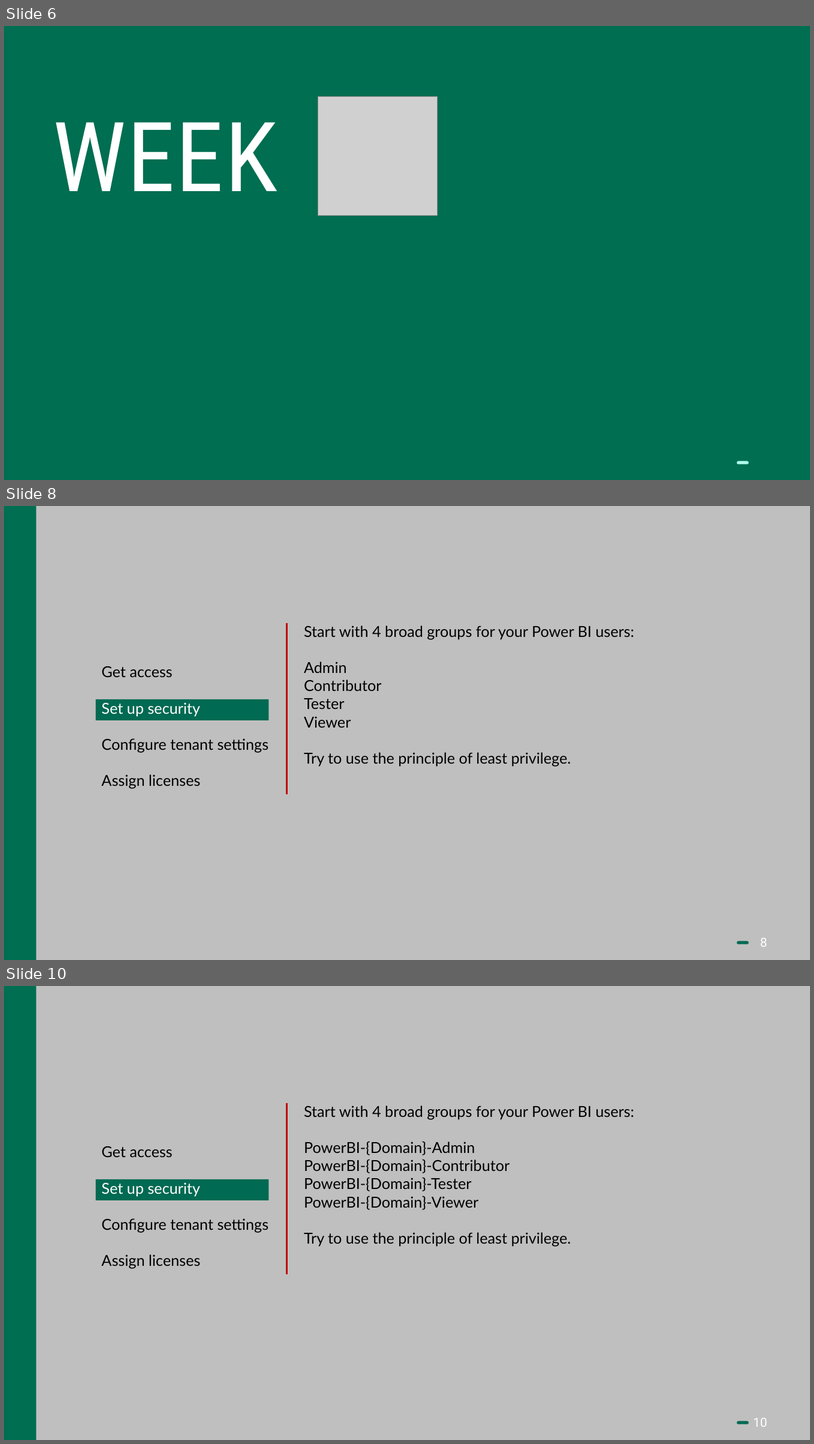
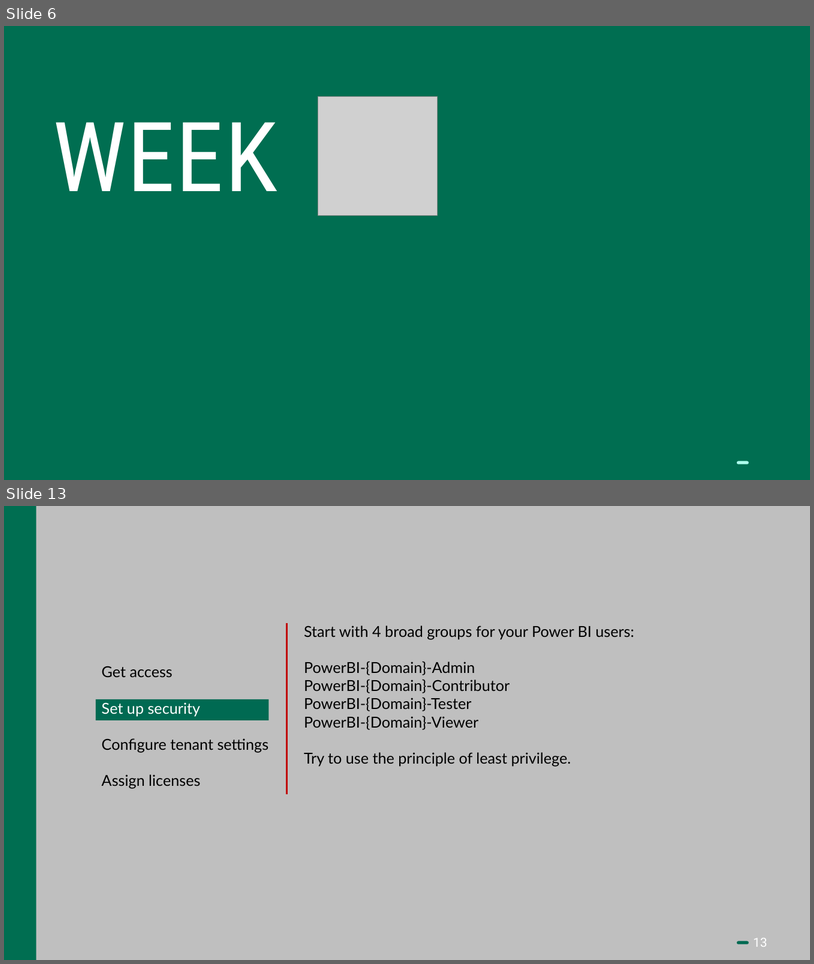
Before and after one commit to Bedrock-Data/Presentations, a slide deck: Power BI Admin - no animations.pptx. Shown one above the other, each under a label of ours: slides 6, 8 and 10 before the commit, slides 6 and 13 after it; the slides between them are not shown. The pictures are 814x1444 and 814x964 pixels, drawn with LibreOffice and Linux fonts; fonts in the diff are those of the drawing; grey boxes stand for pictures. Boxes give left, top, right and bottom in pixels: in the first picture for what was removed or moved away, otherwise in the second. Text is boxed around its words. In the diff, an @@ line names an element or a change of style, - is before the commit and + after.

```diff
--- a/Power BI Admin - no animations.pptx
+++ b/Power BI Admin - no animations.pptx
@@ slide 8 removed at (4, 506, 810, 960), background #BFBFBF; not listed: 3 template elements that a slide beside it also shows @@
@@ line removed from (287, 623) to (287, 794) @@
@@ text removed at (304, 625, 635, 766) @@
-Start with 4 broad groups for your Power BI users:
-Admin
-Contributor
-Tester
-Viewer
-Try to use the principle of least privilege.
@@ text removed at (102, 666, 269, 789) @@
-Get access
-Set up security
-Configure tenant settings
-Assign licenses
@@ rectangle removed at (96, 699, 269, 720) @@
@@ what was slide 10 is now slide 13 @@
@@ page number at (753, 937, 768, 946): text changed @@
-10
+13
```
Also in this commit, not shown: 16 slides changed, 1 slide added, 5 other slides removed.
